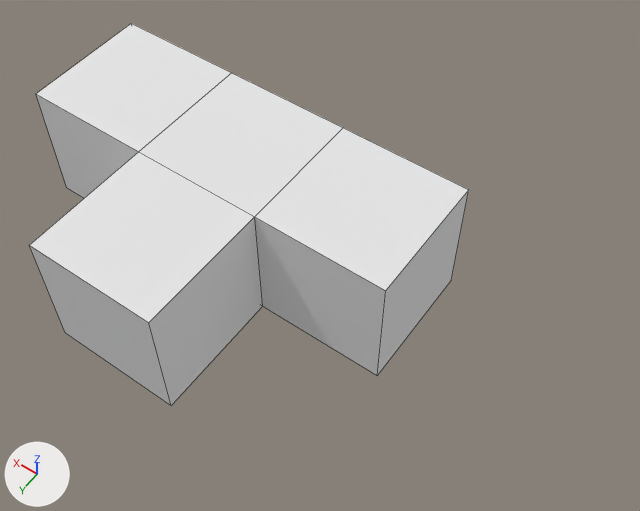
The Blender file HTC VIVE Project/Assets/Blender Imports/Tetros/Tetro 4.blend as it was, and as the next commit left it.
Camera for both pictures: a camera (50 mm lens) standing at (-5.98, 6.03, 9.65) and looking at (-1.63, -0.06, 0.07). The axes (+X, +Y, +Z) are drawn at lower left. The lights are the same throughout. Mesh edges are drawn as thin lines.
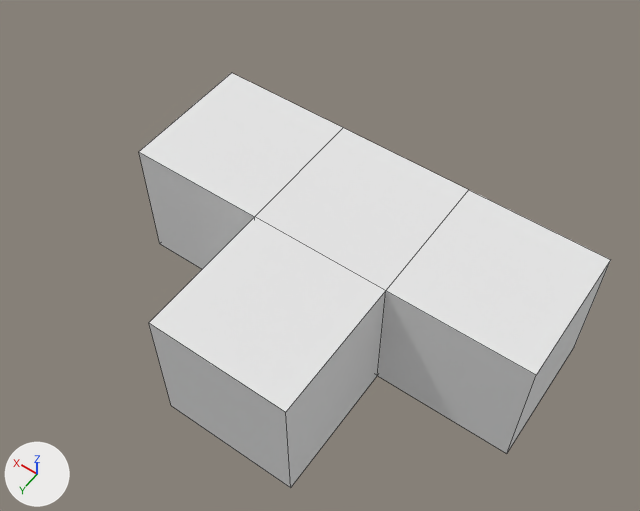
Pixel boxes [x1, y1, x2, y2] of what changed, in the pictures (640 x 511 px; the box of a moved part takes in the faces that stretch with it):
'Cube', reshaped (7% wider, 9% taller): before [29, 23, 469, 405]; after [139, 73, 611, 488]
part 1 of me_cube, deleted: before [36, 23, 231, 198]
part 2 of me_cube, moved or reshaped: before [29, 73, 469, 405]; after [139, 73, 611, 488]

Edits to the bpy script that builds the scene:
```text
Change me_cube:
    used by ob_cube; location = (-2.0, -0.5, 0.0)
    remove me_cube.from_pydata(...)  # 32 vertices, 24 faces; spans x -1.0..5.0, y -1.0..3.0, z -1.0..1.0
    add me_cube.from_pydata(...)  # 20 vertices, 21 faces; spans x -3.0..3.0, y -1.0..3.0, z -1.0..1.0
    me_cube part 1: the loose piece of 8 vertices spanning x 3.0..5.0, y -1.0..1.0, z -1.0..1.0 is deleted
    me_cube part 2
    10 vertices are removed from x 1.0..3.0, y -1.0..3.0, z -1.0..1.0
    12 faces are deleted
    6 new vertices lie (-2.0, 0.0, 0.0) away from vertices in x -1.0..1.0, y -1.0..3.0, z -1.0..1.0
    6 new faces join them, mat_material (white #e7e7e7)
    4 new faces join them, mat_material_003 (white #e7e7e7)
    5 new faces join them, mat_material_004 (white #e7e7e7)
```
